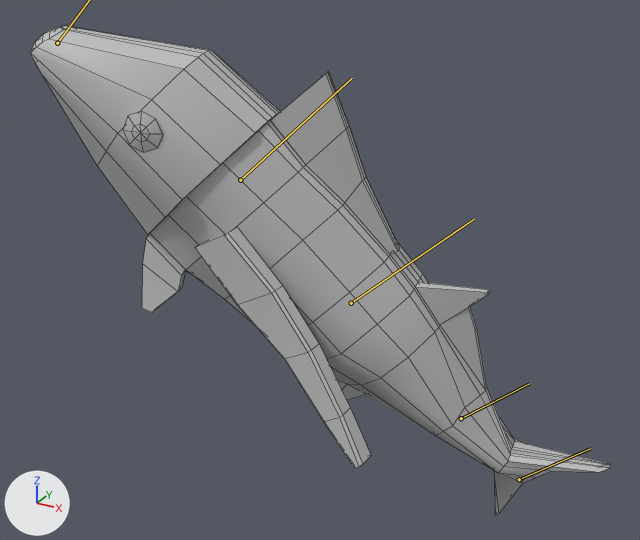
The FBX model Assets/Art/Animation/Fish_all_animation.fbx, before and after one commit.
The view is the same before and after, from a 50 mm camera at (0.0612, -0.1198, 0.0166) aimed at (-0.0147, 0.0182, -0.0524). Lighting does not change. The marker at lower left points along +X, +Y and +Z. Both versions are drawn at frame 140 of the action 'Take 001'; the numbers are the values there. The bones that bend it are drawn over the model as lines. Mesh edges are drawn as thin lines.

In view in the first picture: 'Fish_U1V1_2:polySurface6'.
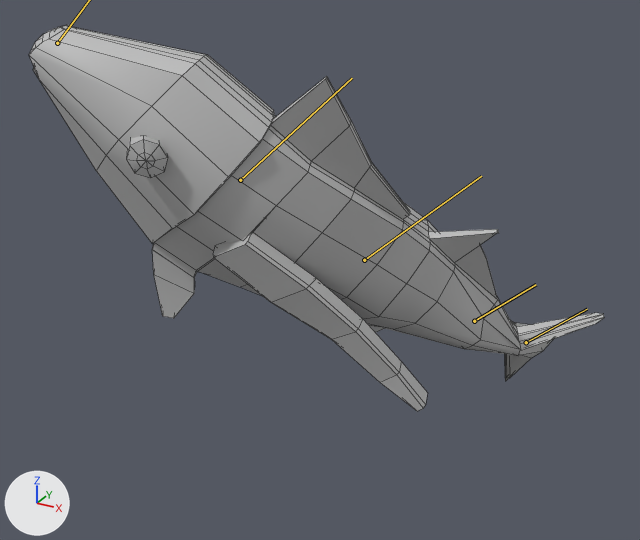
Commit message: Fix animation

What differs and where, as boxes (x1, y1, x2, y2) in the pictures (640 x 540 px):
```json
{"object": "Fish_U1V1_2:polySurface6", "change": "posed", "before": [30, 25, 611, 515], "after": [29, 25, 605, 411], "on screen": "21% shorter"}
{"bone": "joint3", "before": "(351, 303) to (474, 219)", "after": "(364, 260) to (481, 176)"}
{"bone": "joint4", "before": "(461, 418) to (529, 383)", "after": "(474, 321) to (536, 284)"}
```

The change, as JSON lines over the scene's bpy script:
```json
{"block": "bone_joint2", "where": "bone_joint2 = bpy.data.objects['Armature'].pose.bones['joint2']  # child of 'joint1'"}
{"op": "set", "path": "bone_joint2.rotation_quaternion", "old": "(1.0, 0.0, 0.0, 0.0)", "new": "(0.977, 0.0, 0.214, 0.0)", "note": "degrees (0, 0, 0) -> degrees (0, 25, 0)"}
{"block": "bone_joint3", "where": "bone_joint3 = bpy.data.objects['Armature'].pose.bones['joint3']  # child of 'joint2'"}
{"op": "set", "path": "bone_joint3.rotation_quaternion", "old": "(1.0, 0.0, 0.0, 0.0)", "new": "(1.0, 0.0, 0.024, 0.0)", "note": "degrees (0, 0, 0) -> degrees (0, 3, 0)"}
{"block": "bone_joint4", "where": "bone_joint4 = bpy.data.objects['Armature'].pose.bones['joint4']  # child of 'joint3'"}
{"op": "set", "path": "bone_joint4.rotation_quaternion", "old": "(1.0, 0.0, 0.0, 0.0)", "new": "(0.998, 0.0, 0.063, 0.0)", "note": "degrees (0, 0, 0) -> degrees (0, 7, 0)"}
```
